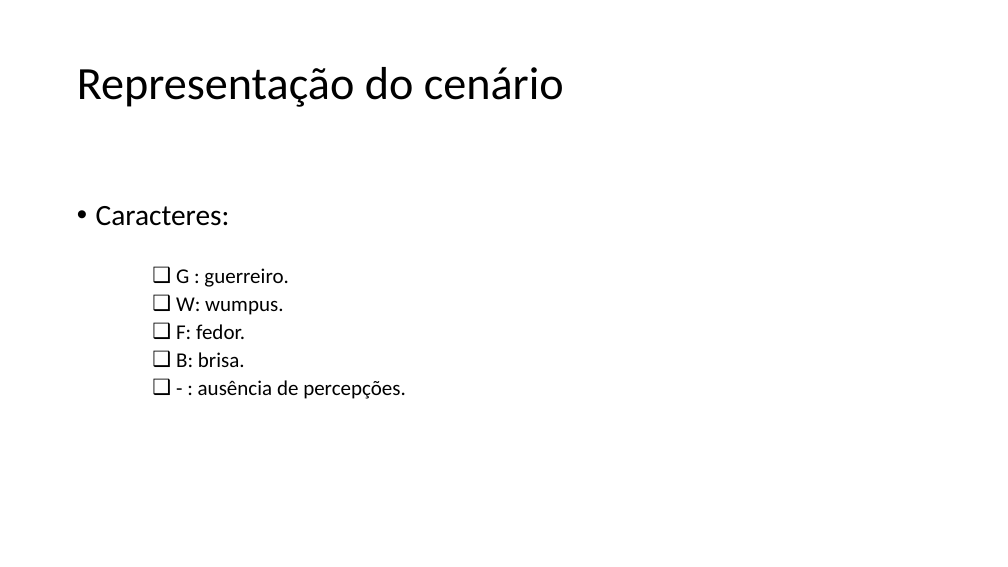
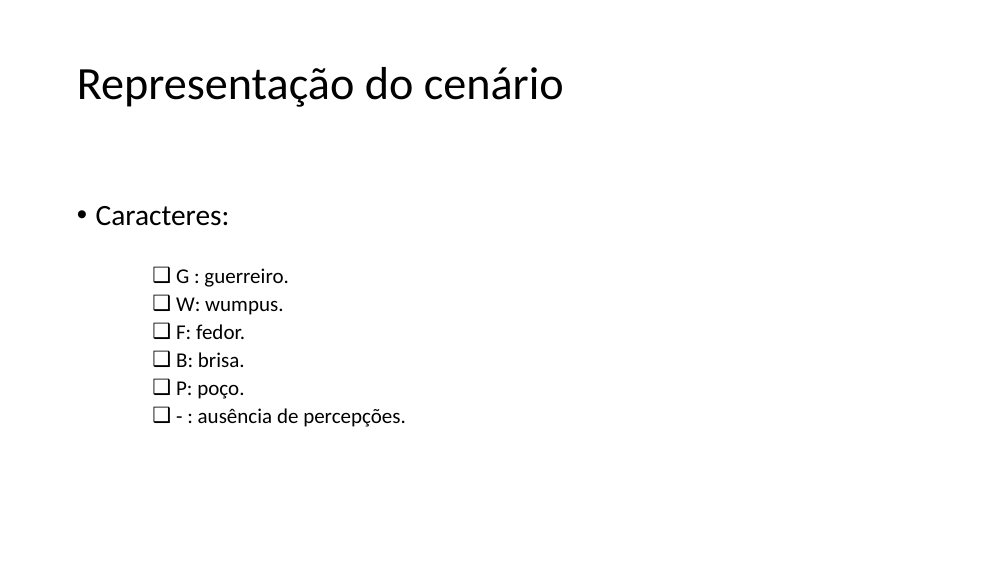
Before and after one commit to rodrigocarlos2/AgenteInteligente, a slide deck: slide 3 of Mundo do Wumpus.pptx. Drawn at 1008x567 pixels with LibreOffice and Linux fonts; fonts in the diff are those of the drawing. Boxes give left, top, right and bottom in pixels: in the first picture for what was removed or moved away, otherwise in the second. Text is boxed around its words. In the diff, an @@ line names an element or a change of style, - is before the commit and + after.

```diff
--- a/Mundo do Wumpus.pptx
+++ b/Mundo do Wumpus.pptx
@@ text at <box>176,381,244,399</box>: paragraph added @@
+    ❑ P: poço.
```
Also in this commit, not shown: 3 other slides changed.
